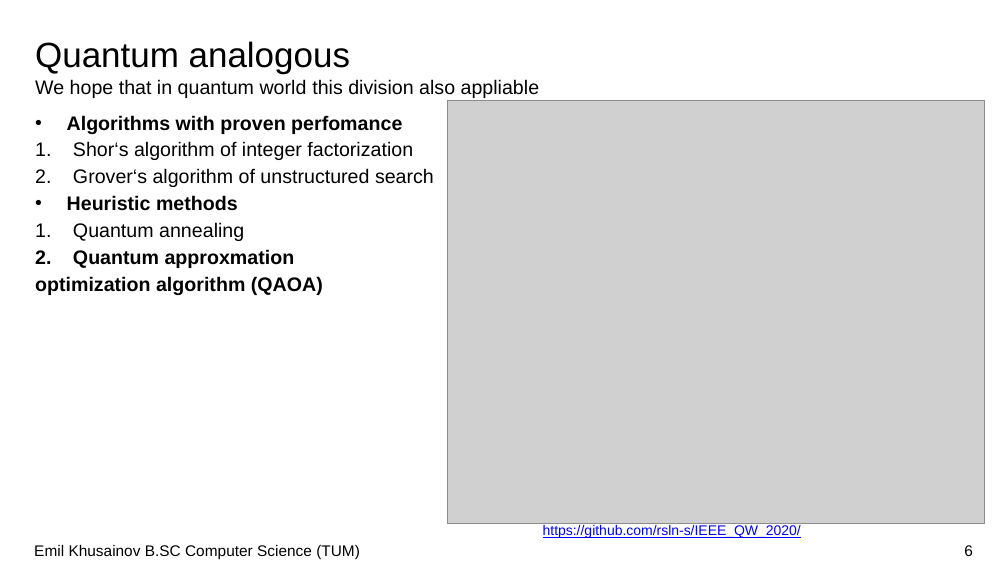
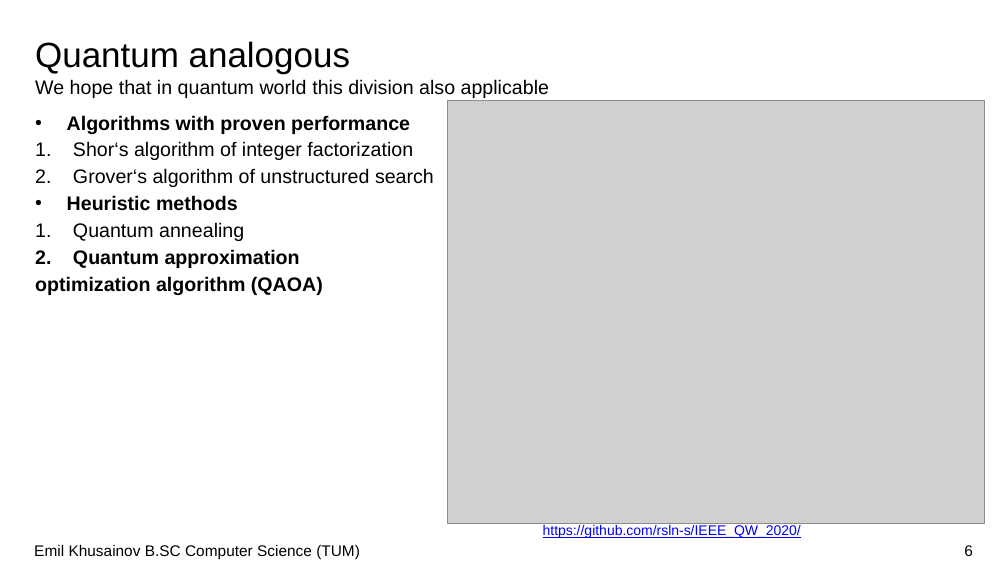
Before and after one commit to emilkanic0909/MaxCutQuiskitSeminar, a slide deck: slide 6 of Khuisainov MaxCut Presentation.pptx. Drawn at 1008x567 pixels with LibreOffice and Linux fonts; fonts in the diff are those of the drawing; grey boxes stand for pictures; background and template pictures are left out. Boxes give left, top, right and bottom in pixels: in the first picture for what was removed or moved away, otherwise in the second. Text is boxed around its words. In the diff, an @@ line names an element or a change of style, - is before the commit and + after.

```diff
--- a/Khuisainov MaxCut Presentation.pptx
+++ b/Khuisainov MaxCut Presentation.pptx
@@ text at (x1=35, y1=79, x2=549, y2=98): text changed @@
-We hope that in quantum world this division also appliable
+We hope that in quantum world this division also applicable
@@ text at (x1=67, y1=115, x2=410, y2=134): text changed @@
-• Algorithms with proven perfomance
+• Algorithms with proven performance
@@ text at (x1=73, y1=249, x2=300, y2=268): text changed @@
-2. Quantum approxmation
+2. Quantum approximation
```
Also in this commit, not shown: 6 other slides changed, 2 slides added, 20 other files.
